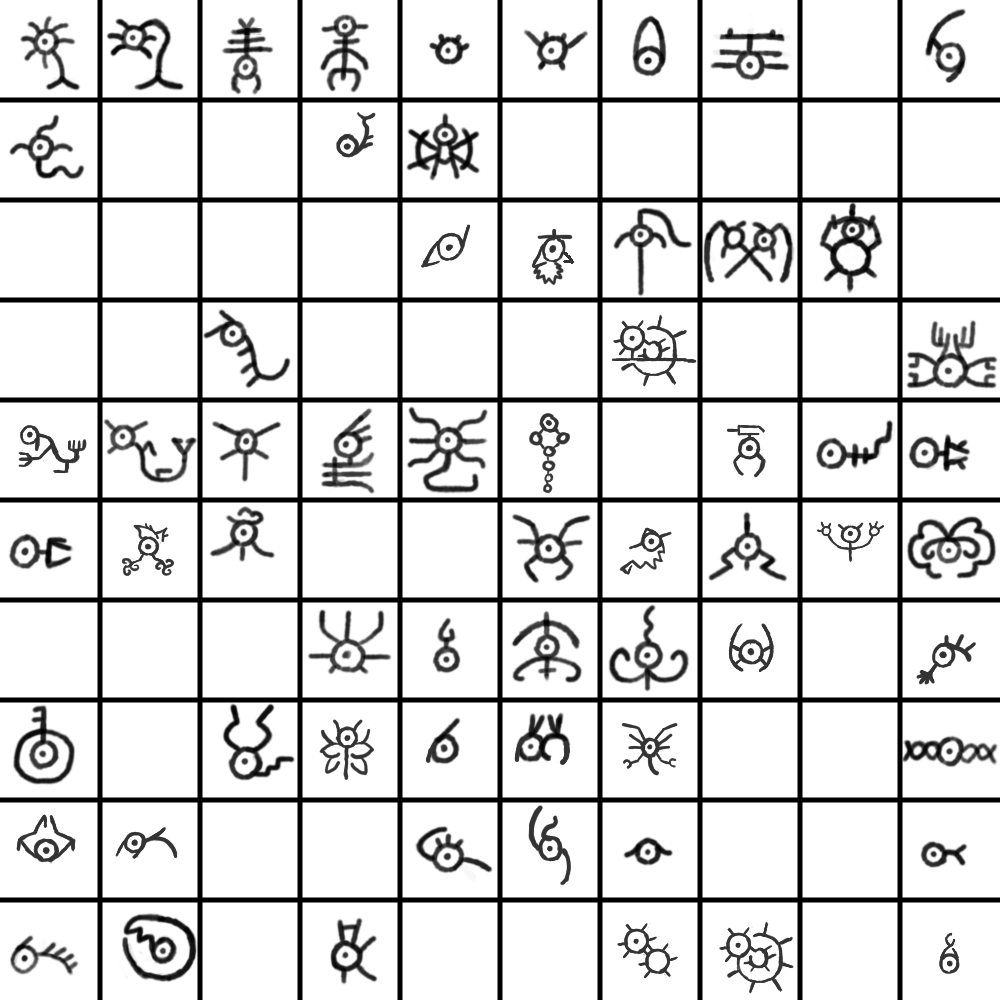
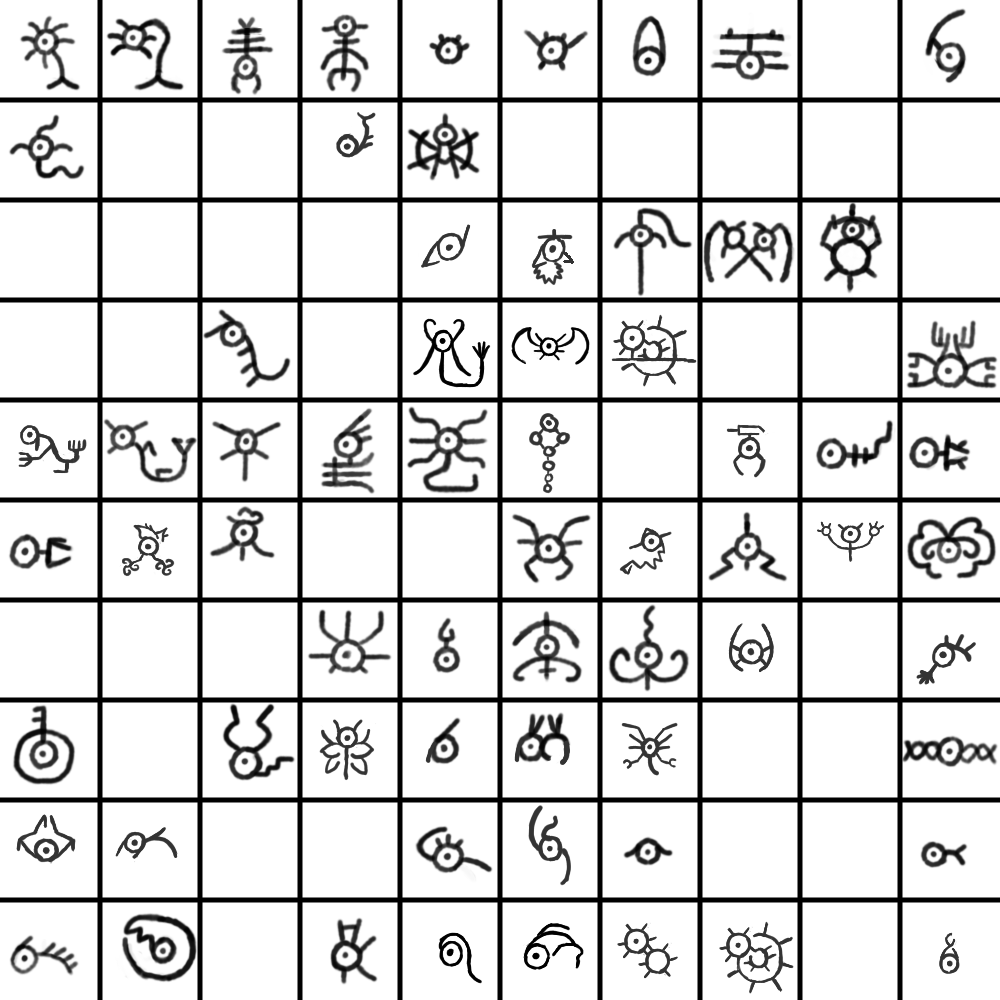
Comparing the layer stacks of the two 1000x1000 images. Changes:
painted on "Paint Layer 1" over [left=413, top=318, right=590, bottom=984]
